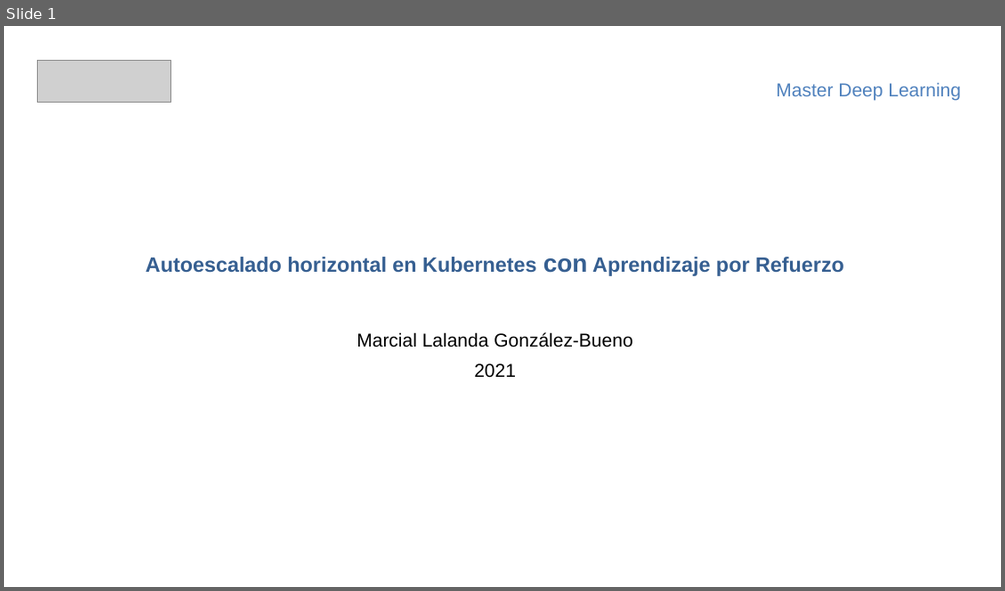
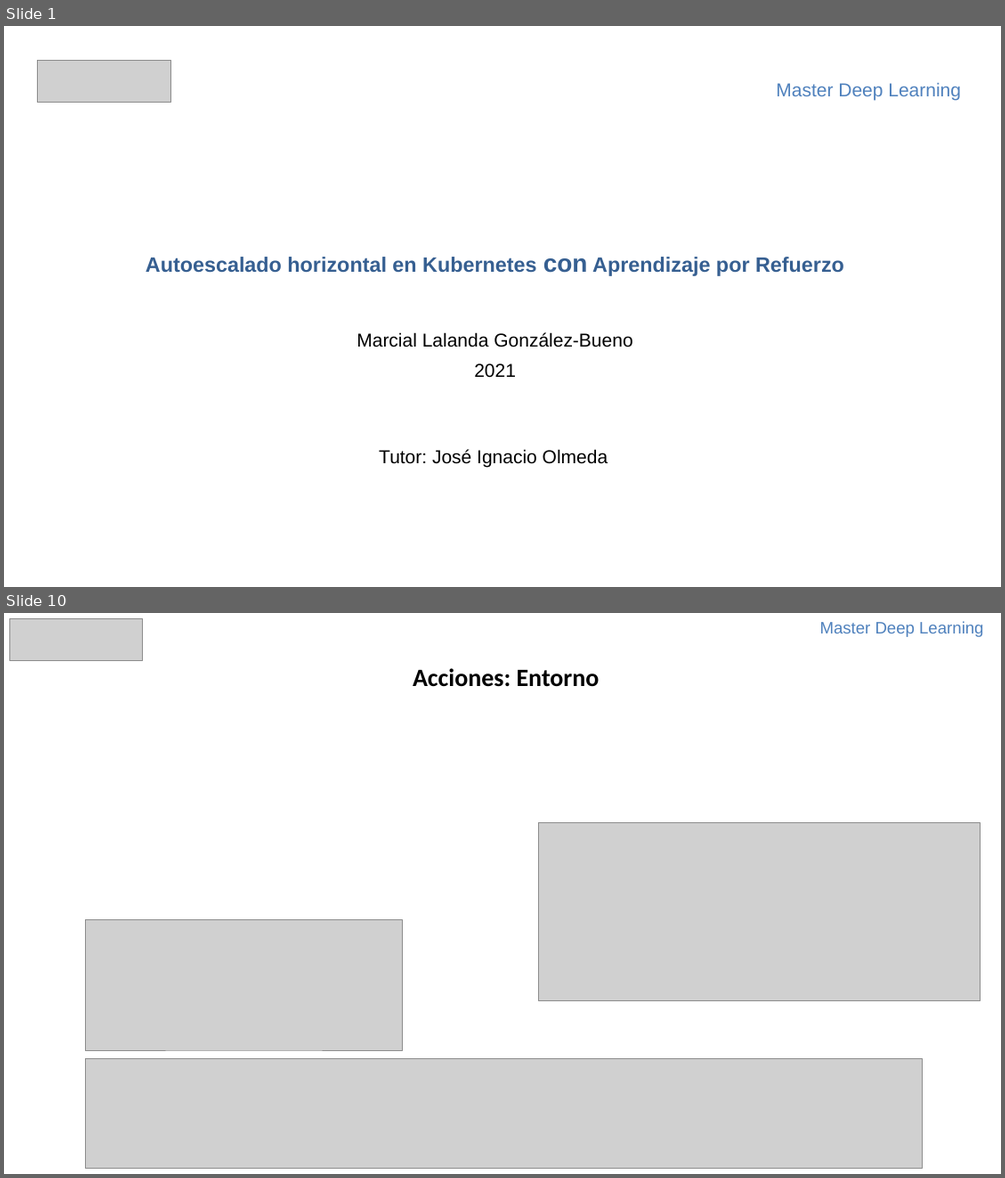
Before and after one commit to mlalandag/HPAwDRL, a slide deck: doc/HpaWithDrl.pptx. Shown one above the other, each under a label of ours: slide 1 before the commit, slides 1 and 10 after it; the slides between them are not shown. The pictures are 1005x591 and 1005x1178 pixels, drawn with LibreOffice and Linux fonts; fonts in the diff are those of the drawing; grey boxes stand for pictures. Boxes give left, top, right and bottom in pixels: in the first picture for what was removed or moved away, otherwise in the second. Text is boxed around its words. In the diff, an @@ line names an element or a change of style, - is before the commit and + after.

```diff
--- a/doc/HpaWithDrl.pptx
+++ b/doc/HpaWithDrl.pptx
@@ slide 10 added at <box>4,613,1001,1174</box>, background #FFFFFF @@
@@ picture added at <box>9,618,142,660</box> @@
@@ text added at <box>820,621,983,637</box>, 16 pt, text #4F81BD @@
+Master Deep Learning
@@ text added at <box>413,668,599,687</box>, 24 pt, text #000000, bold @@
+Acciones: Entorno
@@ picture added at <box>539,823,980,1001</box> @@
@@ picture added at <box>86,920,403,1051</box> @@
@@ picture added at <box>86,1059,922,1167</box> @@
@@ slide 1 changed as well @@
@@ text added at <box>379,449,607,467</box>, 18 pt, text #000000 @@
+Tutor: José Ignacio Olmeda
```
Also in this commit, not shown: 7 other slides changed, 7 other slides added, 6 slides removed, 1 other file.
